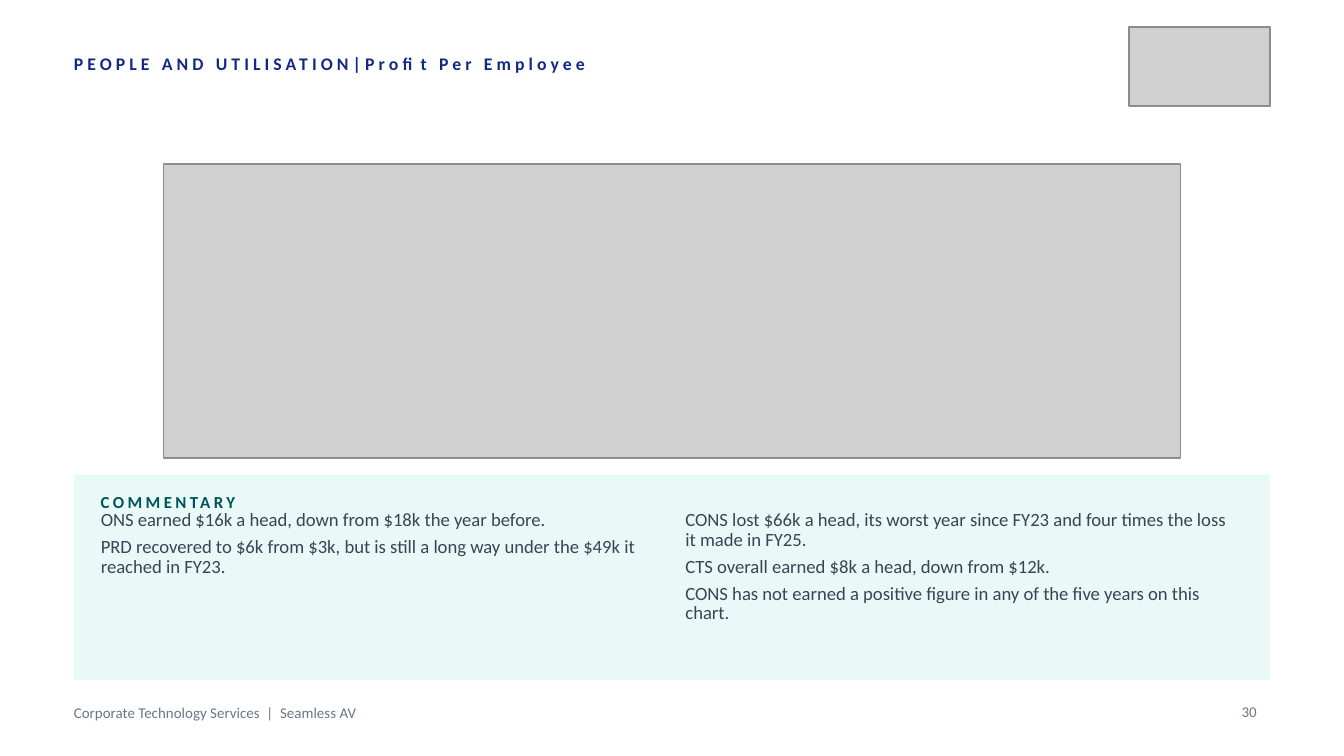
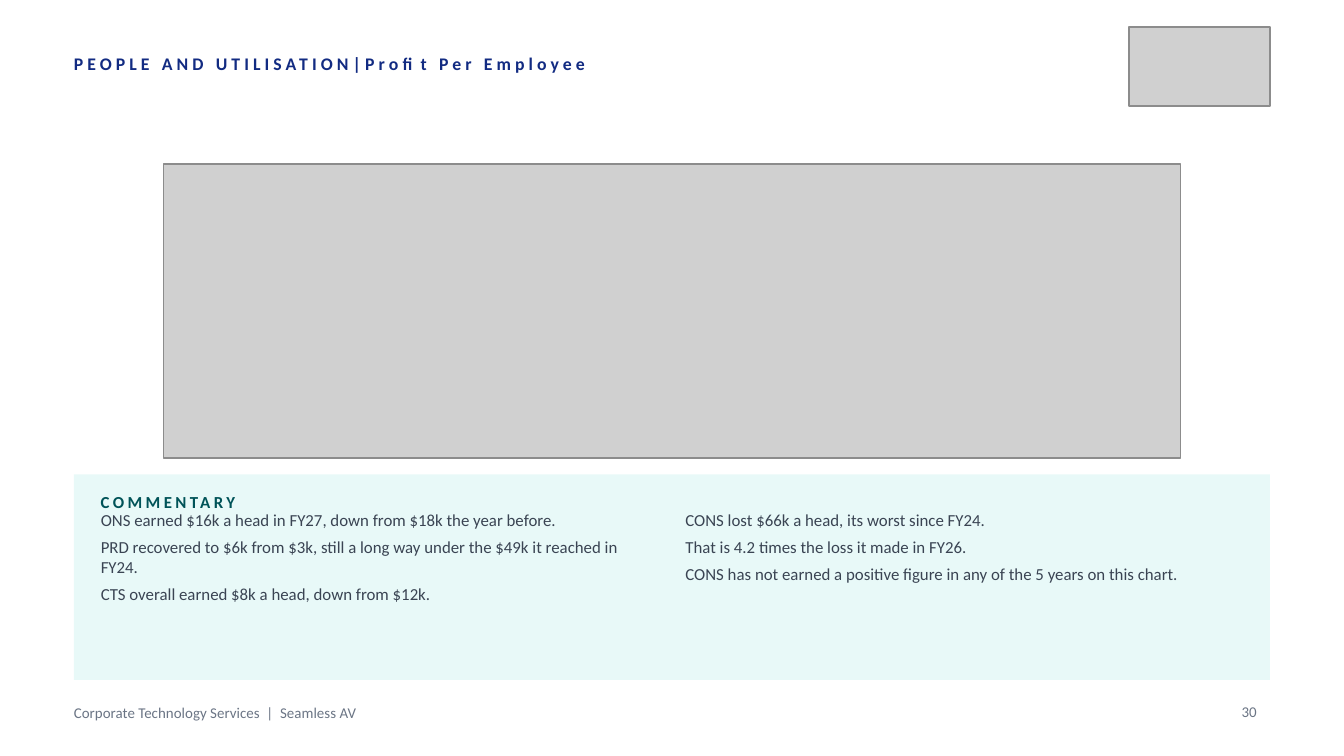
Before and after one commit to WesleyNelson-O33/Claude, a slide deck: slide 30 of deck/CTS Quarterly Business Review - Q1 FY2027.pptx. Drawn at 1344x756 pixels with LibreOffice and Linux fonts; fonts in the diff are those of the drawing; grey boxes stand for pictures. Boxes give left, top, right and bottom in pixels: in the first picture for what was removed or moved away, otherwise in the second. Text is boxed around its words. In the diff, an @@ line names an element or a change of style, - is before the commit and + after.

```diff
--- a/deck/CTS Quarterly Business Review - Q1 FY2027.pptx
+++ b/deck/CTS Quarterly Business Review - Q1 FY2027.pptx
@@ text at bbox=[101, 514, 618, 602]: text changed; size 10 to 9 pt @@
-ONS earned $16k a head, down from $18k the year before.
-PRD recovered to $6k from $3k, but is still a long way under the $49k it reached in FY23.
+ONS earned $16k a head in FY27, down from $18k the year before.
+PRD recovered to $6k from $3k, still a long way under the $49k it reached in FY24.
+CTS overall earned $8k a head, down from $12k.
@@ text at bbox=[685, 514, 1178, 583]: text changed; size 10 to 9 pt @@
-CONS lost $66k a head, its worst year since FY23 and four times the loss it made in FY25.
-CTS overall earned $8k a head, down from $12k.
-CONS has not earned a positive figure in any of the five years on this chart.
+CONS lost $66k a head, its worst since FY24.
+That is 4.2 times the loss it made in FY26.
+CONS has not earned a positive figure in any of the 5 years on this chart.
```
Also in this commit, not shown: 4 other files.
